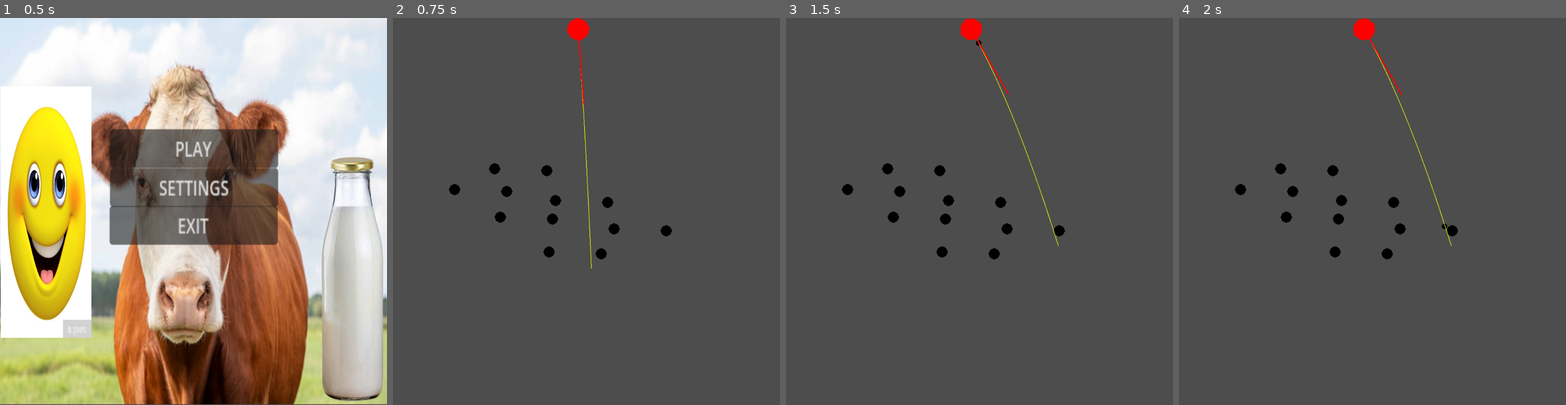
Above: before the commit, frames 1-4 (left to right).
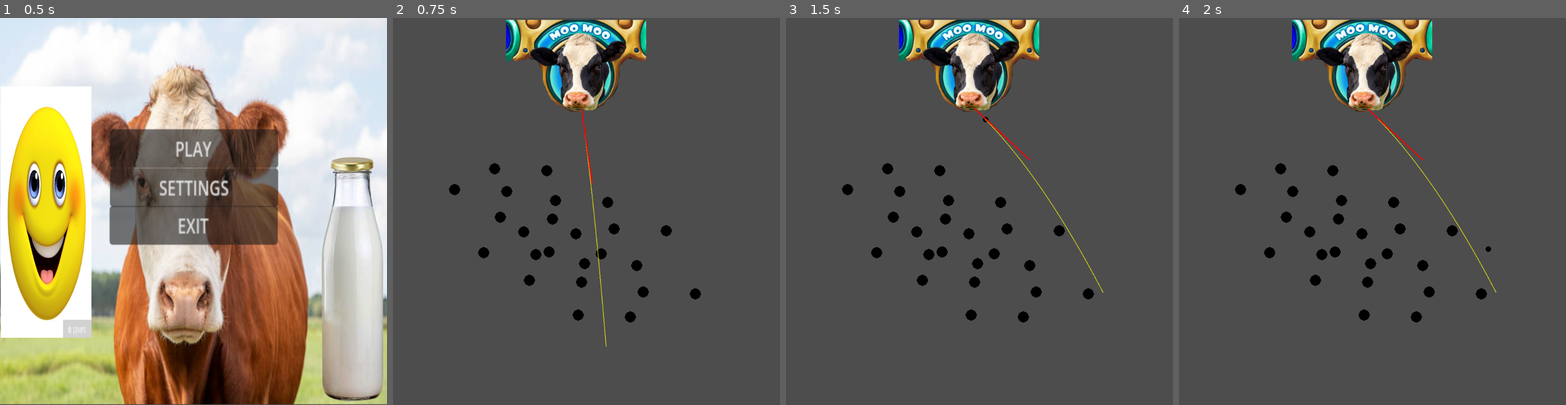
Above: after the commit, the same moments.

Repository: Temia116/Milkle_gamefart
Game: Godot game, scene res://title.tscn
The game is run twice, just before and just after one commit, with the same random seed, the same clock (stepped at 60 frames per second) and the same inputs.
Inputs (mouse positions are in pixels of both pictures, inside the frame that each line leads up to):
- Up to frame 1 (0.5 s): no input
- Up to frame 2 (0.75 s): click "PLAY" at 0.5 s
- Up to frame 3 (1.5 s): tap Enter at 1.25 s; move the mouse to (1064, 192) at 1.27 s; click (1064, 192) at 1.42 s
- Up to frame 4 (2 s): no input

Frame 1 is identical in both runs. In frame 2, 6.9% of the frame differs, in the area x 22-80%, y 0-85%; in frame 3, 7.0%; in frame 4, 7.0%, in the area x 22-82%, y 0-79%.

Commit message:
added the cow sprite to the cannon

Diff:
--- a/Main.tscn
+++ b/Main.tscn
@@ -21,7 +21,7 @@
 script = ExtResource("4_lgr22")
 
 [node name="Launcher" parent="." instance=ExtResource("2_fos0i")]
-position = Vector2(490, 30)
+position = Vector2(499, 240)
 
 [node name="Peg" parent="." instance=ExtResource("3_3dxm6")]
 position = Vector2(163, 454)
@@ -62,3 +62,39 @@
 
 [node name="Peg12" parent="." instance=ExtResource("3_3dxm6")]
 position = Vector2(568, 488)
+
+[node name="Peg13" parent="." instance=ExtResource("3_3dxm6")]
+position = Vector2(490, 786)
+
+[node name="Peg14" parent="." instance=ExtResource("3_3dxm6")]
+position = Vector2(662, 725)
+
+[node name="Peg15" parent="." instance=ExtResource("3_3dxm6")]
+position = Vector2(240, 621)
+
+[node name="Peg16" parent="." instance=ExtResource("3_3dxm6")]
+position = Vector2(346, 566)
+
+[node name="Peg17" parent="." instance=ExtResource("3_3dxm6")]
+position = Vector2(361, 694)
+
+[node name="Peg18" parent="." instance=ExtResource("3_3dxm6")]
+position = Vector2(507, 650)
+
+[node name="Peg19" parent="." instance=ExtResource("3_3dxm6")]
+position = Vector2(628, 791)
+
+[node name="Peg20" parent="." instance=ExtResource("3_3dxm6")]
+position = Vector2(800, 730)
+
+[node name="Peg21" parent="." instance=ExtResource("3_3dxm6")]
+position = Vector2(378, 626)
+
+[node name="Peg22" parent="." instance=ExtResource("3_3dxm6")]
+position = Vector2(484, 571)
+
+[node name="Peg23" parent="." instance=ExtResource("3_3dxm6")]
+position = Vector2(499, 699)
+
+[node name="Peg24" parent="." instance=ExtResource("3_3dxm6")]
+position = Vector2(645, 655)
--- a/cannon.tscn
+++ b/cannon.tscn
@@ -1,20 +1,27 @@
-[gd_scene load_steps=4 format=3 uid="uid://h5f5t0p3fjlq"]
+[gd_scene load_steps=5 format=3 uid="uid://h5f5t0p3fjlq"]
 
 [ext_resource type="Script" uid="uid://dtau2mhuevidi" path="res://cannon.gd" id="1_23j6s"]
 [ext_resource type="Texture2D" uid="uid://c8k5kyhj1fb5p" path="res://Game assets/RED BALL.png" id="2_23j6s"]
 [ext_resource type="PackedScene" uid="uid://chhx0225axigh" path="res://ball.tscn" id="2_72ky0"]
+[ext_resource type="Texture2D" uid="uid://bfu5raed4p5qn" path="res://Game assets/moo moo.png" id="4_odvvv"]
 
 [node name="Launcher" type="Node2D"]
-position = Vector2(523, 28)
+position = Vector2(522, 211)
 script = ExtResource("1_23j6s")
 ball_scene = ExtResource("2_72ky0")
 max_angle = 360.0
 
 [node name="CannonSprite" type="Sprite2D" parent="."]
-scale = Vector2(1.99449, 1.99449)
+position = Vector2(-7.00002, -74)
+scale = Vector2(3.18715, 3.18715)
 texture = ExtResource("2_23j6s")
 
 [node name="AimLine" type="Line2D" parent="."]
 points = PackedVector2Array(201, 655)
 
 [node name="TrajectoryLine" type="Line2D" parent="."]
+
+[node name="MooMoo" type="Sprite2D" parent="."]
+position = Vector2(-20, -97)
+scale = Vector2(0.547794, 0.547794)
+texture = ExtResource("4_odvvv")
